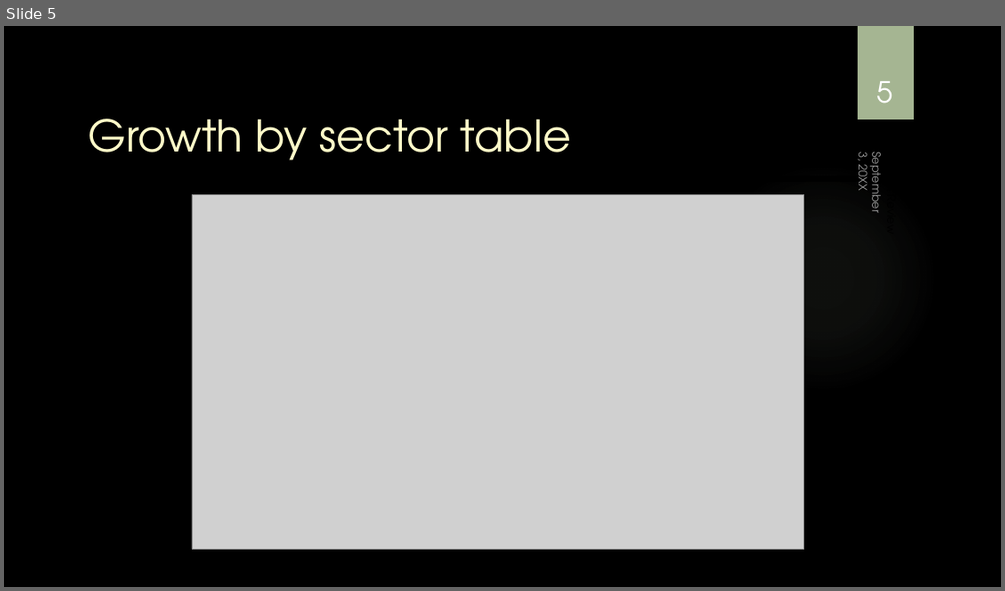
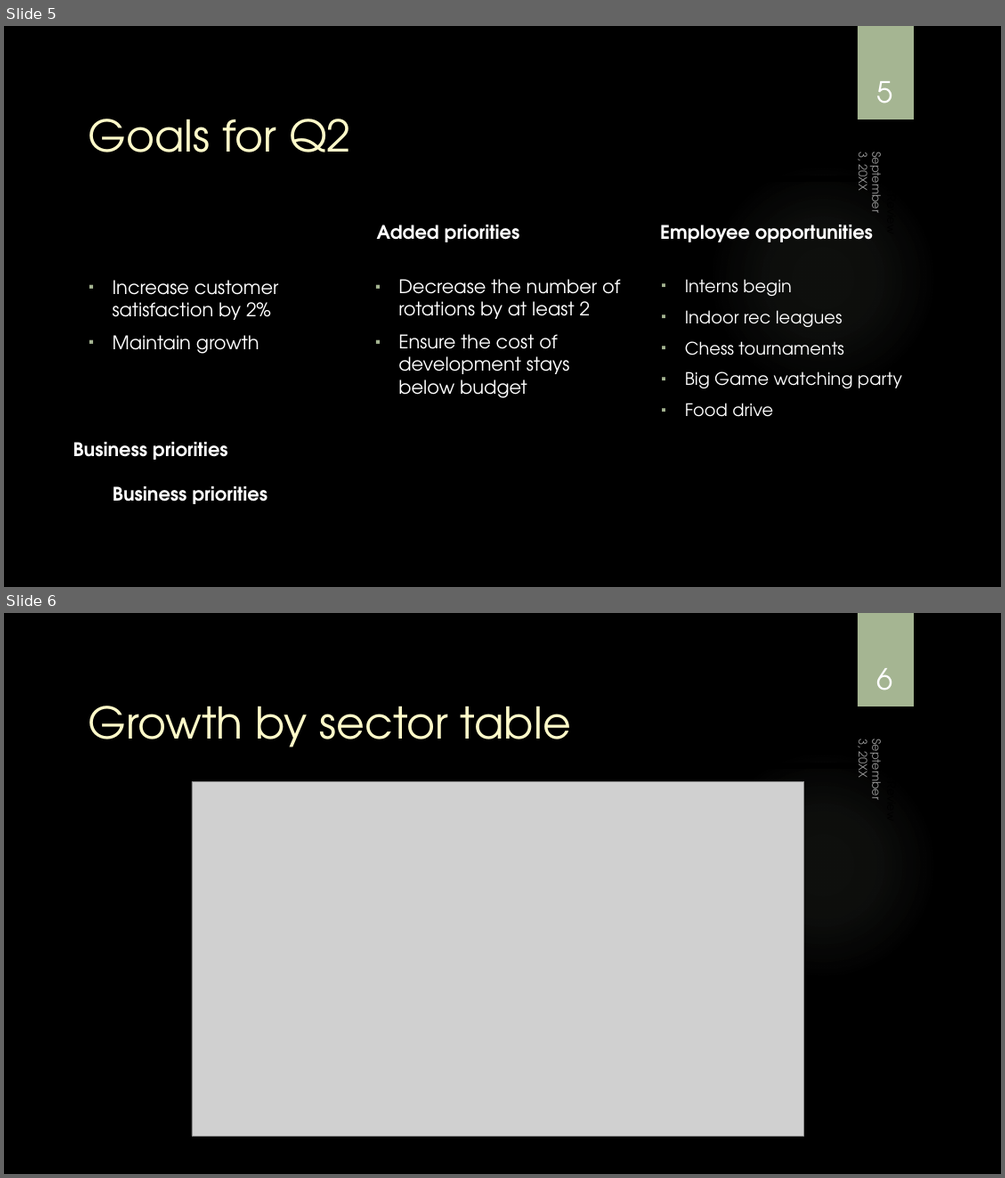
Before and after one commit to dzapata915/Lyme_Disease, a slide deck: Lyme Disease Powerpoint.pptx. Shown one above the other, each under a label of ours: slide 5 before the commit, slides 5 and 6 after it. The pictures are 1005x591 and 1005x1178 pixels, drawn with LibreOffice and Linux fonts; fonts in the diff are those of the drawing; grey boxes stand for pictures; background and template pictures are left out. Boxes give left, top, right and bottom in pixels: in the first picture for what was removed or moved away, otherwise in the second. Text is boxed around its words. In the diff, an @@ line names an element or a change of style, - is before the commit and + after.

```diff
--- a/Lyme Disease Powerpoint.pptx
+++ b/Lyme Disease Powerpoint.pptx
@@ slide 5 added at (4, 26, 1001, 587), background picture (left out); not listed: 3 template elements that a slide beside it also shows @@
@@ page number added at (876, 81, 892, 103), 28 pt, text #FFFFFF @@
+5
@@ title added at (89, 119, 351, 152), 42 pt, text #FEFAC9 @@
+Goals for Q2
@@ text added at (853, 152, 886, 211), 11 pt, text #FFFFFF at 60% opacity @@
+September 3, 20XX
@@ text added at (882, 144, 906, 460), 11 pt, text #000000 @@
+Annual Review
@@ text added at (377, 224, 520, 242), 18 pt, text #FFFFFF, bold @@
+Added priorities
@@ text added at (660, 224, 873, 242), 18 pt, text #FFFFFF, bold @@
+Employee opportunities
@@ text added at (113, 280, 279, 354), 18 pt, text #FFFFFF @@
+▪ Increase customer satisfaction by 2%
+▪ Maintain growth
@@ text added at (398, 279, 620, 398), 18 pt, text #FFFFFF @@
+▪ Decrease the number of rotations by at least 2
+▪ Ensure the cost of development stays below budget
@@ text added at (685, 279, 902, 417), 16.6 pt, text #FFFFFF @@
+▪ Interns begin
+▪ Indoor rec leagues
+▪ Chess tournaments
+▪ Big Game watching party
+▪ Food drive
@@ text added at (73, 442, 228, 459), 18 pt, text #FFFFFF, bold @@
+Business priorities
@@ text added at (113, 486, 267, 504), 18 pt, text #FFFFFF, bold @@
+Business priorities
@@ what was slide 5 is now slide 6 @@
@@ page number at (876, 668, 892, 690): text changed @@
-5
+6
```
Also in this commit, not shown: 1 slide changed, 4 other slides added, 4 slides removed.
